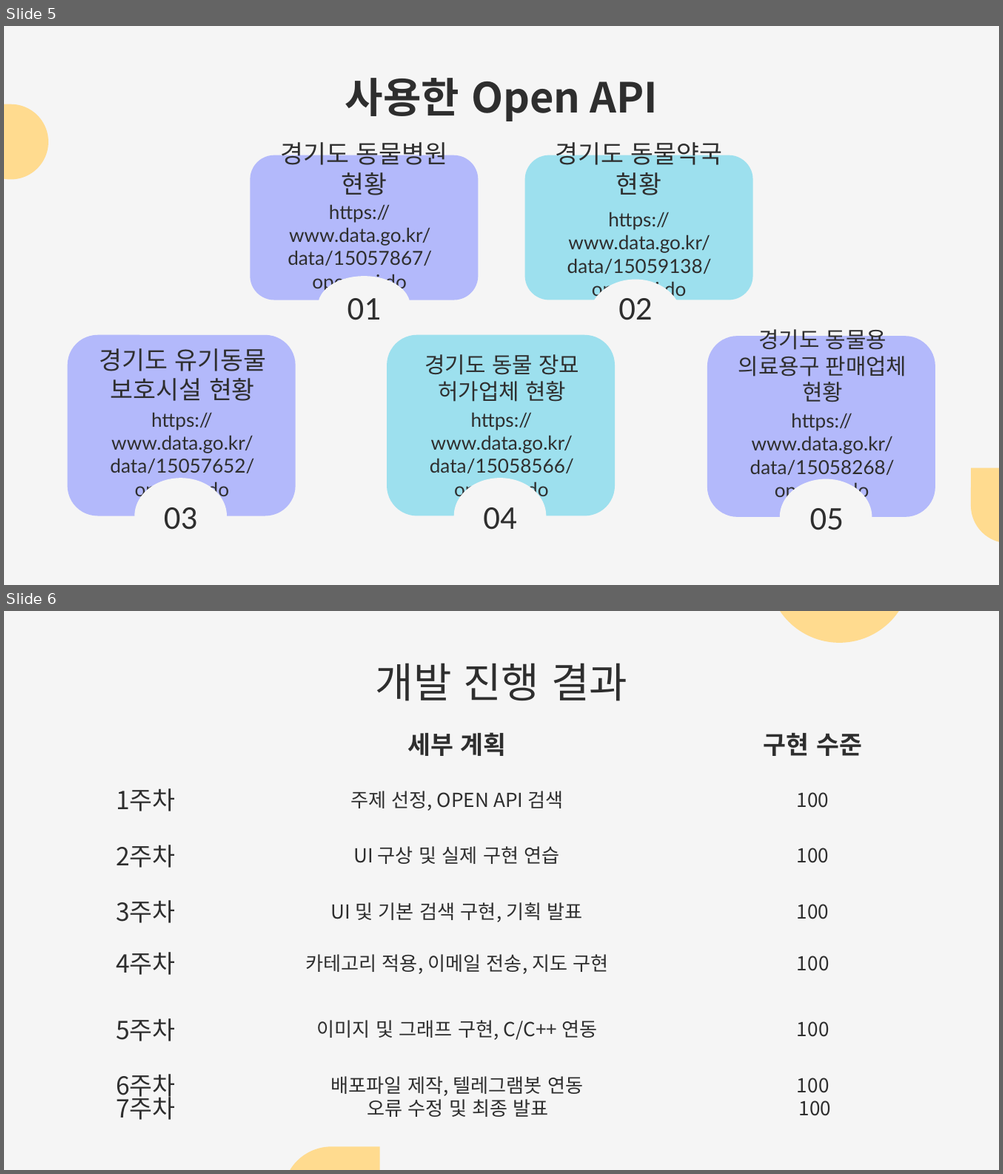
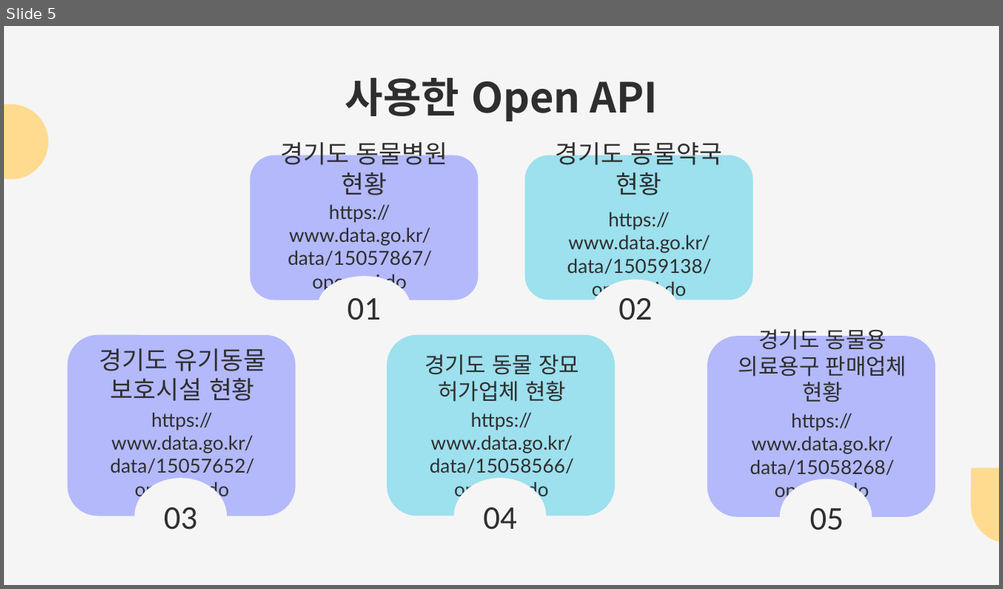
Before and after one commit to bjh0806/scriptlang, a slide deck: 발표 ppt/한국공학-게임-스크립트언어-2020180018-최종발표.pptx. Shown one above the other, each under a label of ours: slides 5 and 6 before the commit, slide 5 after it. The pictures are 1003x1174 and 1003x589 pixels, drawn with LibreOffice and Linux fonts; fonts in the diff are those of the drawing. Boxes give left, top, right and bottom in pixels: in the first picture for what was removed or moved away, otherwise in the second. Text is boxed around its words. In the diff, an @@ line names an element or a change of style, - is before the commit and + after.

Commit message:
ppt 내용 수정

```diff
--- a/발표 ppt/한국공학-게임-스크립트언어-2020180018-최종발표.pptx
+++ b/발표 ppt/한국공학-게임-스크립트언어-2020180018-최종발표.pptx
@@ slide 6 removed at (4,611,999,1170), background #F5F5F5 @@
@@ teardrop removed at (768,611,911,643) @@
@@ title removed at (375,663,627,701) @@
-개발 진행 결과
@@ table removed at (4,715,999,926), 4 rows, 3 columns @@
- | 세부 계획 | 구현 수준
-1주차 | 주제 선정, OPEN API 검색 | 100
-2주차 | UI 구상 및 실제 구현 연습 | 100
-3주차 | UI 및 기본 검색 구현, 기획 발표 | 100
@@ table removed at (4,869,999,1119), 4 rows, 3 columns @@
- |  | 
-4주차 | 카테고리 적용, 이메일 전송, 지도 구현 | 100
-5주차 | 이미지 및 그래프 구현, C/C++ 연동 | 100
-6주차 | 배포파일 제작, 텔레그램봇 연동 | 100
@@ table removed at (4,1024,999,1123), 2 rows, 3 columns @@
- |  | 
-7주차 | 오류 수정 및 최종 발표 | 100
@@ teardrop removed at (282,1147,379,1170) @@
```
Also in this commit, not shown: 2 slides changed, 1 slide added, 1 other file.
